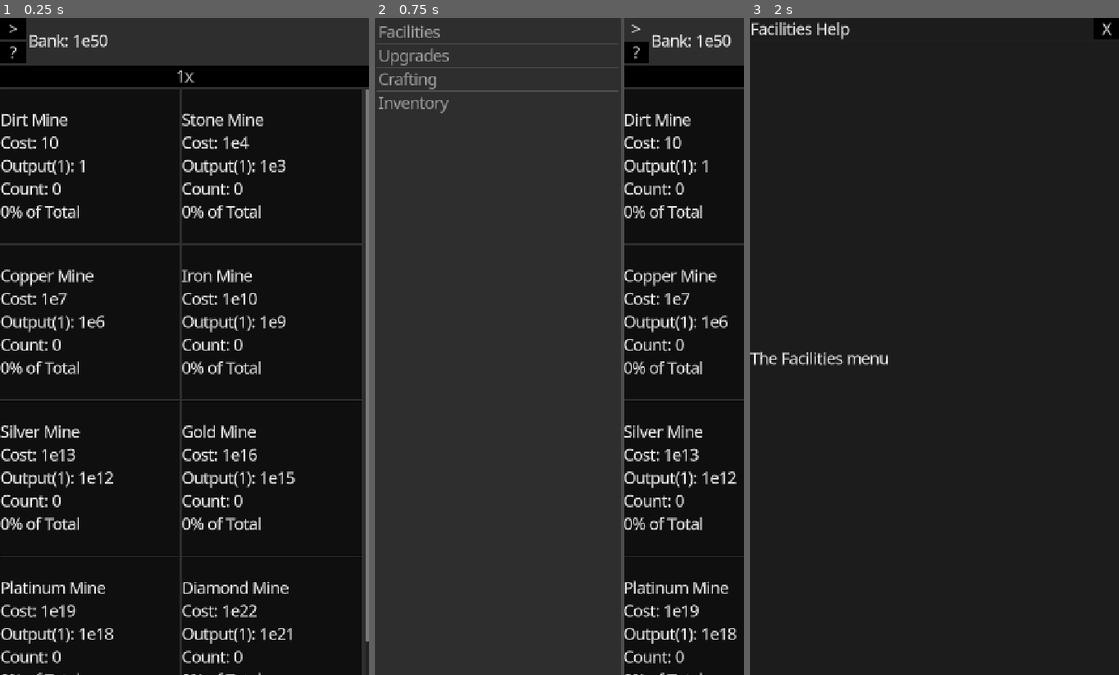
Above: before the commit, frames 1-3 (left to right).
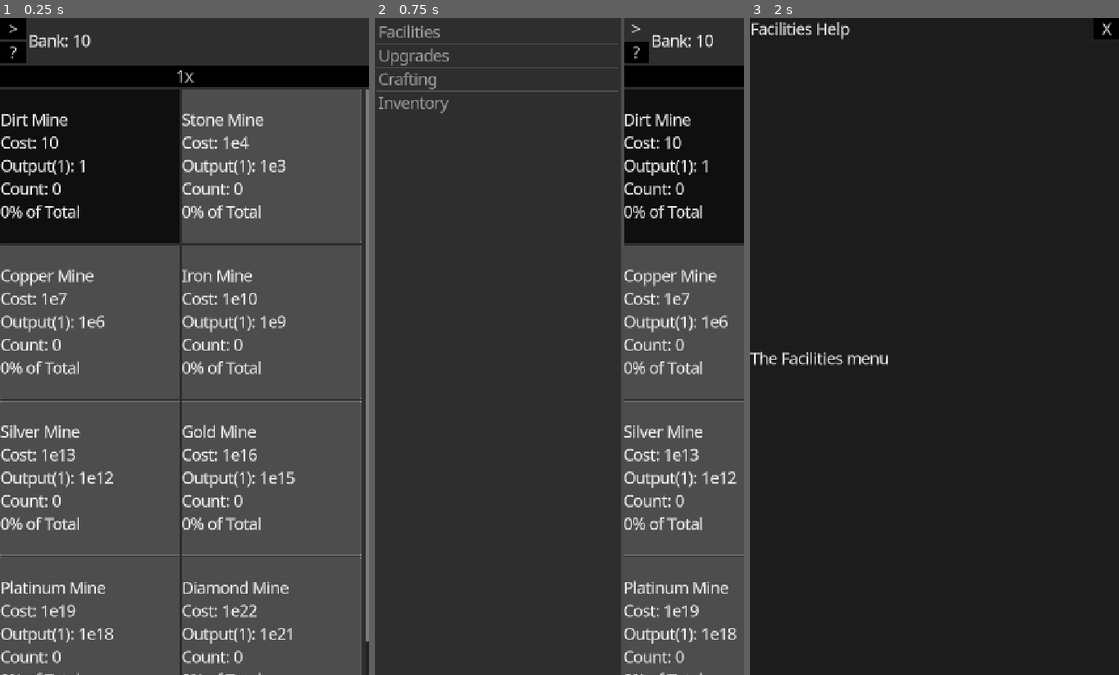
Above: after the commit, the same moments.

Repository: DylanBulfin/IncrementalGameP3
Game: Godot game, scene res://incremental_game.tscn
Two runs of this game, one before a commit and one after it. Both use one fixed random seed, a clock stepped at 60 frames per second and the inputs below.
Inputs:
- Up to frame 1 (0.25 s): no input
- Up to frame 2 (0.75 s): click ">" at 0.5 s
- Up to frame 3 (2 s): click "?" at 1.25 s

The runs differ from the first frame. In frame 1, 72% of the frame differs, in the area x 0-98%, y 2-100%; in frame 2, 20%; in frame 3, nothing differs.

Commit message:
Changing conditional update implementation

Diff:
--- a/scenes/components/facility_button.gd
+++ b/scenes/components/facility_button.gd
@@ -3,17 +3,18 @@
 var base: Facility
 var buy_count: int = 1
 
-func _ready() -> void:
-	update_text()
-
 func init(base_facility: Facility, buy_count_sig: Signal) -> void:
 	base = base_facility
 	base.facility_changed.connect(_on_facility_changed)
 	buy_count_sig.connect(_on_buy_count_changed)
+	update()
 
 func _on_facility_changed(fac: Facility) -> void:
 	if base == fac:
-		update_text()
+		update()
+
+func _on_bank_change(bank: float) -> void:
+	update(false)
 
 func _on_buy_count_changed(new_buy_count: int) -> void:
 	buy_count = new_buy_count
@@ -21,8 +22,11 @@
 func _on_upgrade_changed(upgrade: Upgrade) -> void:
 	if upgrade.type in base.cost_upgrade_types \
 	or upgrade.type in base.output_upgrade_types:
-		update_text()
-		update_disabled()
+		update()
+
+func update(update_text = true):
+	if update_text: update_text()
+	update_disabled()
 
 func update_text() -> void:
 	if base:
--- a/scenes/components/upgrade_button.gd
+++ b/scenes/components/upgrade_button.gd
@@ -2,16 +2,22 @@
 
 var base: Upgrade
 
-func _ready() -> void:
-	update_text()
-
 func init(base_upgrade: Upgrade) -> void:
 	base = base_upgrade
 	base.upgrade_changed.connect(_on_upgrade_changed)
+	State.bank_changed.connect(_on_bank_changed)
+	update()
 
 func _on_upgrade_changed(upg: Upgrade) -> void:
 	if base.id == upg.id:
-		update_text()
+		update()
+
+func _on_bank_changed(_bank: float) -> void:
+	update(false)
+
+func update(update_text = true) -> void:
+	if update_text: update_text()
+	update_disabled()
 
 func update_text() -> void:
 	if base:
@@ -21,3 +27,6 @@
 			"Multiplier: ", Utils.format(base.multiplier), "x", "\n",
 			"Level: ", Utils.format(base.count)
 		)
+
+func update_disabled() -> void:
+	self.disabled = State.bank < base.cost
--- a/scenes/screens/facility_screen.gd
+++ b/scenes/screens/facility_screen.gd
@@ -25,9 +25,6 @@
 	group.pressed.connect(_on_facility_button_pressed)
 
 	%BuyCountButton.pressed.connect(_on_buy_count_button_pressed)
-	State.bank_changed.connect(_on_bank_changed)
-
-	update_disabled_all()
 
 func _process(delta: float) -> void:
 	total_time += delta
@@ -44,17 +41,10 @@
 func _on_buy_count_button_pressed() -> void:
 	increment_buy_count()
 
-func _on_bank_changed(_bank: float) -> void:
-	update_disabled_all()
-
-func _on_upgrade_changed(_upgrade: Upgrade) -> void:
-	update_disabled_all()
-
 func try_buy_count(facility: Facility, count: int) -> void:
 	var total_cost: float = Utils.get_total_cost(facility.cost, facility.cost_ratio, count)
 	if State.try_debit_bank(total_cost):
 		State.add_facility_count(facility.id, count)
-		update_disabled(facility.id)
 
 func increment_buy_count() -> void:
 	match buy_count:
@@ -85,9 +75,3 @@
 		State.set_facility_percent(i, percent)
 
 	State.credit_bank(total_output)
-
-func update_disabled(id: int) -> void:
-	nodes[id].update_disabled()
-
-func update_disabled_all() -> void:
-	for node: Node in nodes: node.update_disabled()
--- a/scripts/state.gd
+++ b/scripts/state.gd
@@ -1,7 +1,7 @@
 extends Node
 
 # Global non-Resource variables, signals, and helpers
-var bank: float = 1.0e50
+var bank: float
 signal bank_changed(bank: float)
 func try_debit_bank(amount: float) -> bool:
 	if bank >= amount:
